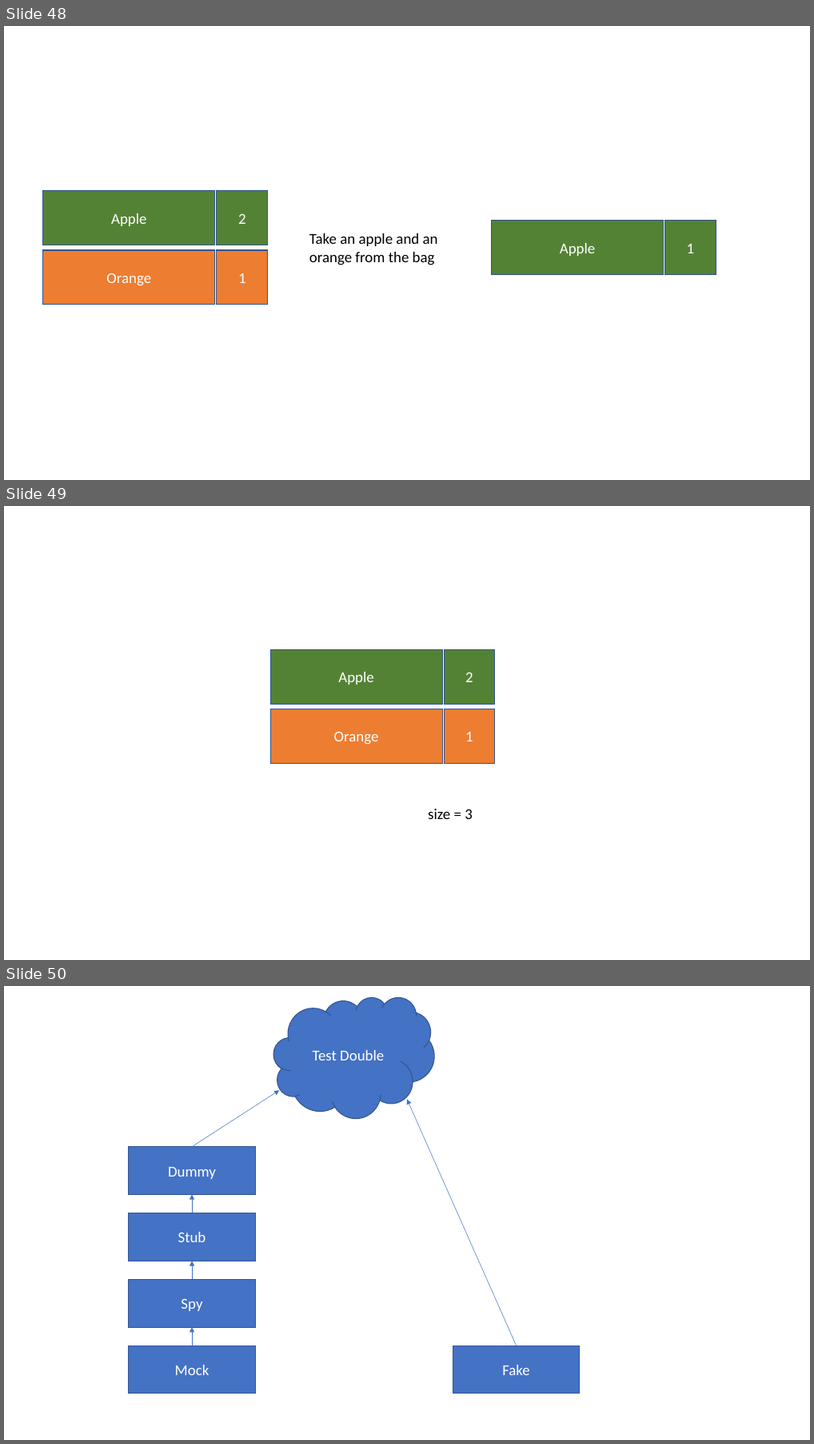
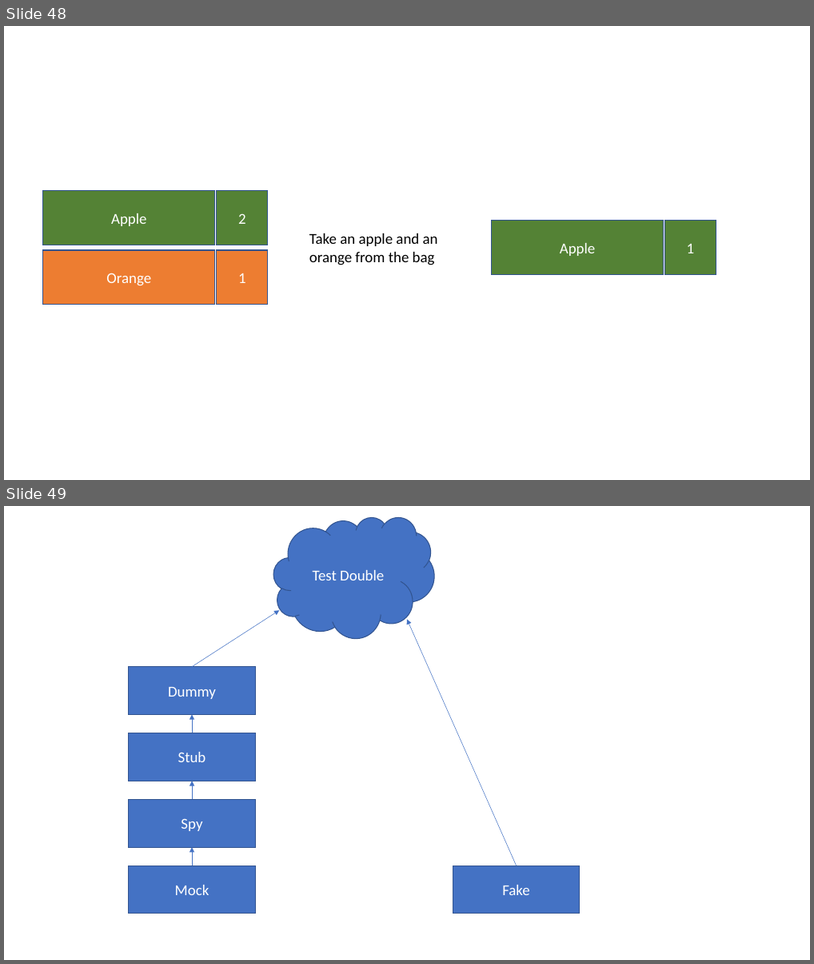
Before and after one commit to albertattard/java-boot-camp, a slide deck: assets/images/Images.pptx. Shown one above the other, each under a label of ours: slides 48, 49 and 50 before the commit, slides 48 and 49 after it. The pictures are 814x1444 and 814x964 pixels, drawn with LibreOffice and Linux fonts; fonts in the diff are those of the drawing. Boxes give left, top, right and bottom in pixels: in the first picture for what was removed or moved away, otherwise in the second. Text is boxed around its words. In the diff, an @@ line names an element or a change of style, - is before the commit and + after.

```diff
--- a/assets/images/Images.pptx
+++ b/assets/images/Images.pptx
@@ slide 49 removed at [4,506,810,960], background #FFFFFF @@
@@ rectangle removed at [270,649,442,704] @@
-Apple
@@ rectangle removed at [445,649,495,704] @@
-2
@@ rectangle removed at [270,708,442,763] @@
-Orange
@@ rectangle removed at [445,708,495,763] @@
-1
@@ text removed at [428,808,473,819] @@
-size = 3
@@ what was slide 50 is now slide 49 @@
```
Also in this commit, not shown: 14 other files.
